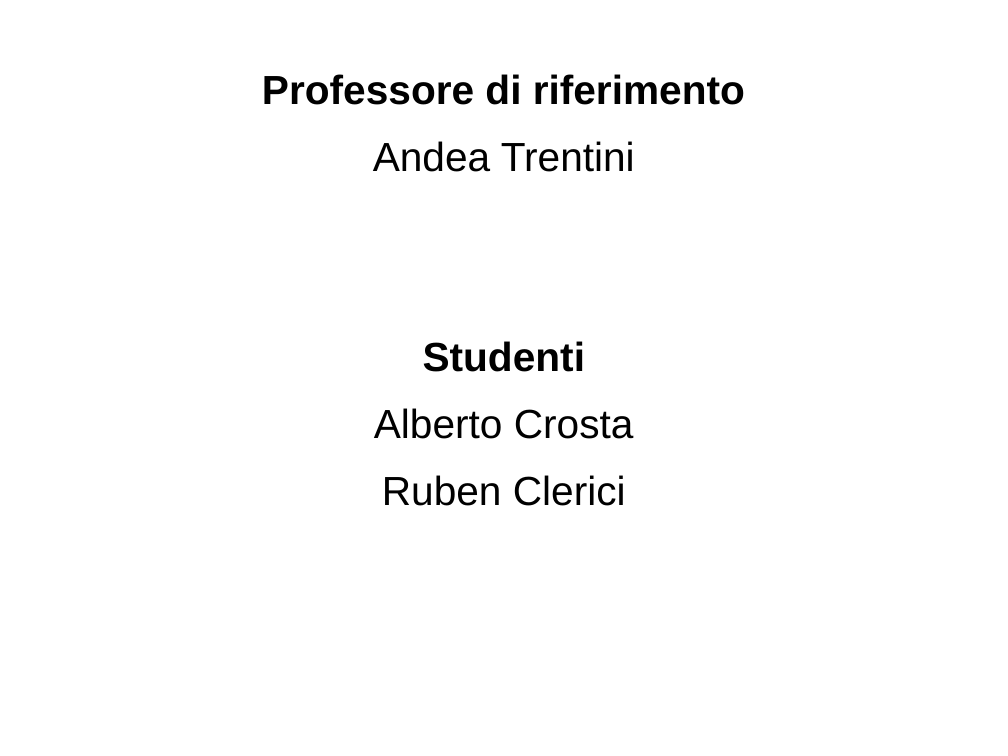
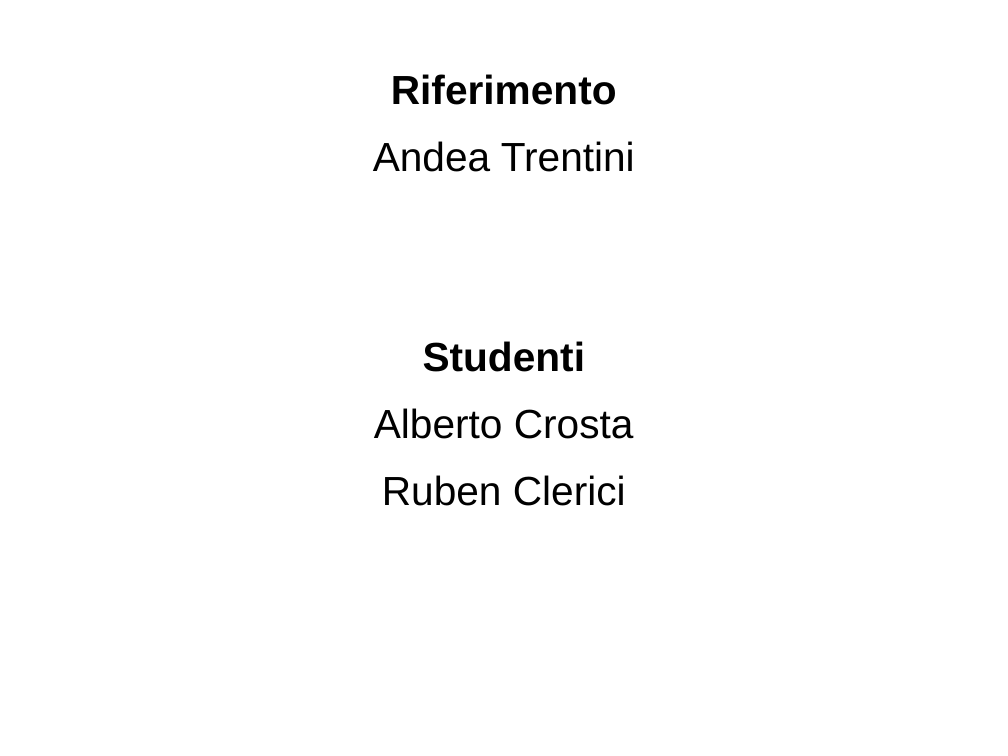
Before and after one commit to atrent/ArduAfternoon, a slide deck: slide 10 of GenuinoDay/PresentazioneArduinoAfteroon.odp. Drawn at 1008x756 pixels with LibreOffice and Linux fonts; fonts in the diff are those of the drawing; background and template pictures are left out. Boxes give left, top, right and bottom in pixels: in the first picture for what was removed or moved away, otherwise in the second. Text is boxed around its words. In the diff, an @@ line names an element or a change of style, - is before the commit and + after.

```diff
--- a/GenuinoDay/PresentazioneArduinoAfteroon.odp
+++ b/GenuinoDay/PresentazioneArduinoAfteroon.odp
@@ text at box(391, 74, 617, 105): text changed @@
-Professore di riferimento
+Riferimento
```
Also in this commit, not shown: 9 other slides changed.
